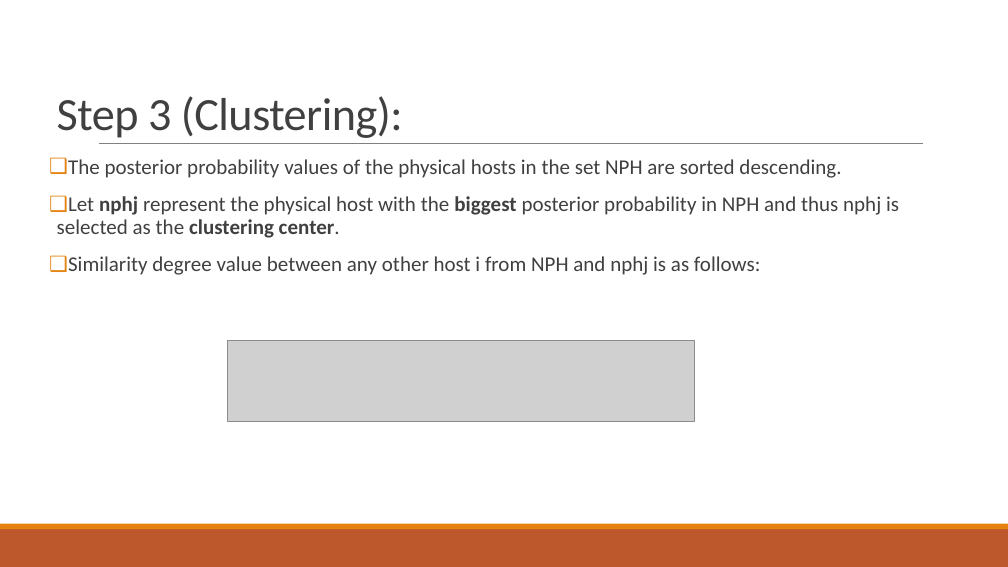
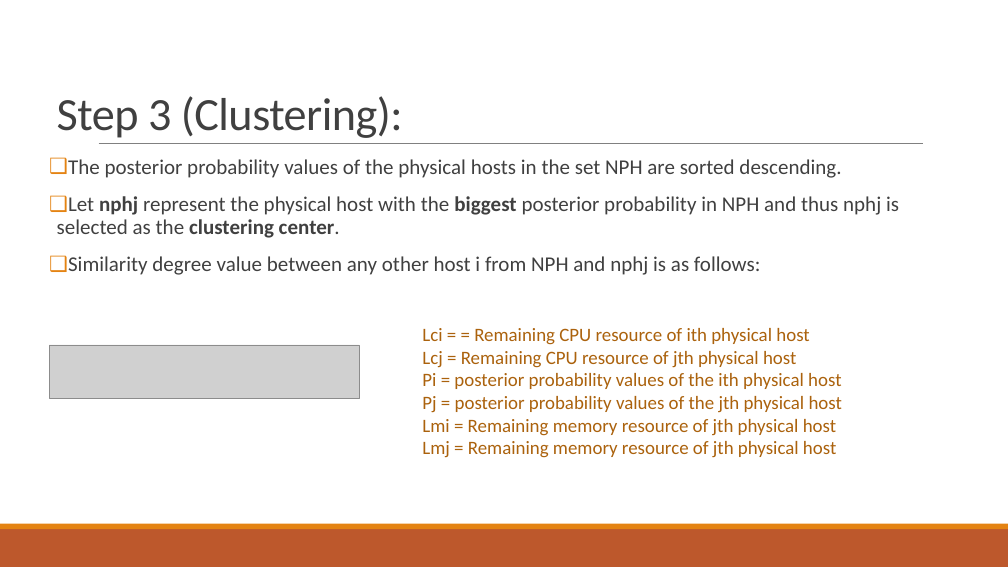
Before and after one commit to piyushbajaj0704/Cloud_Computing, a slide deck: slide 24 of Load Balancing Algorithms in Cloud Computing final presentation Last.pptx. Drawn at 1008x567 pixels with LibreOffice and Linux fonts; fonts in the diff are those of the drawing; grey boxes stand for pictures. Boxes give left, top, right and bottom in pixels: in the first picture for what was removed or moved away, otherwise in the second. Text is boxed around its words. In the diff, an @@ line names an element or a change of style, - is before the commit and + after.

```diff
--- a/Load Balancing Algorithms in Cloud Computing final presentation Last.pptx
+++ b/Load Balancing Algorithms in Cloud Computing final presentation Last.pptx
@@ text added at (422,328,842,458), 18 pt, text #AB620D @@
+Lci = = Remaining CPU resource of ith physical host
+Lcj = Remaining CPU resource of jth physical host
+Pi = posterior probability values of the ith physical host
+Pj = posterior probability values of the jth physical host
+Lmi = Remaining memory resource of jth physical host
+Lmj = Remaining memory resource of jth physical host
@@ picture: place and size @@
-picture at (227,341,694,421)
+picture at (49,345,359,399)
```
Also in this commit, not shown: 11 other slides changed, 1 other file.
